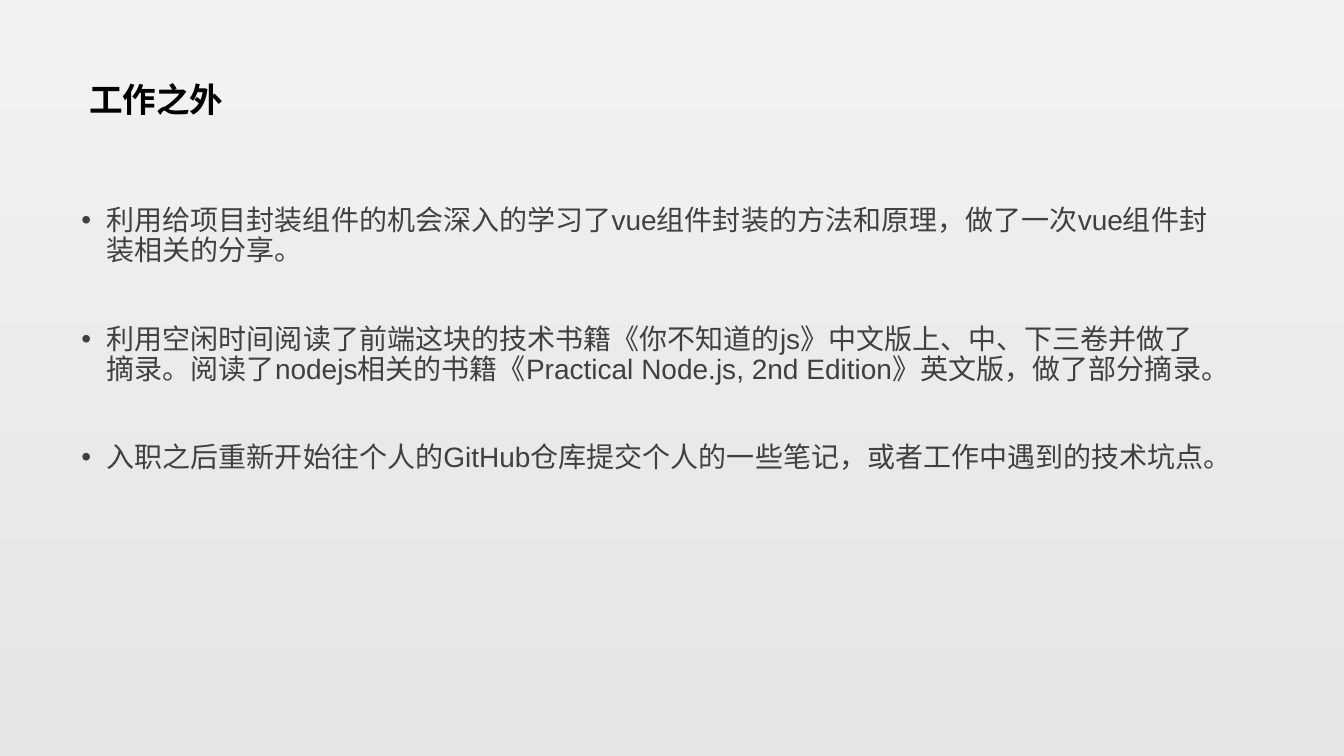
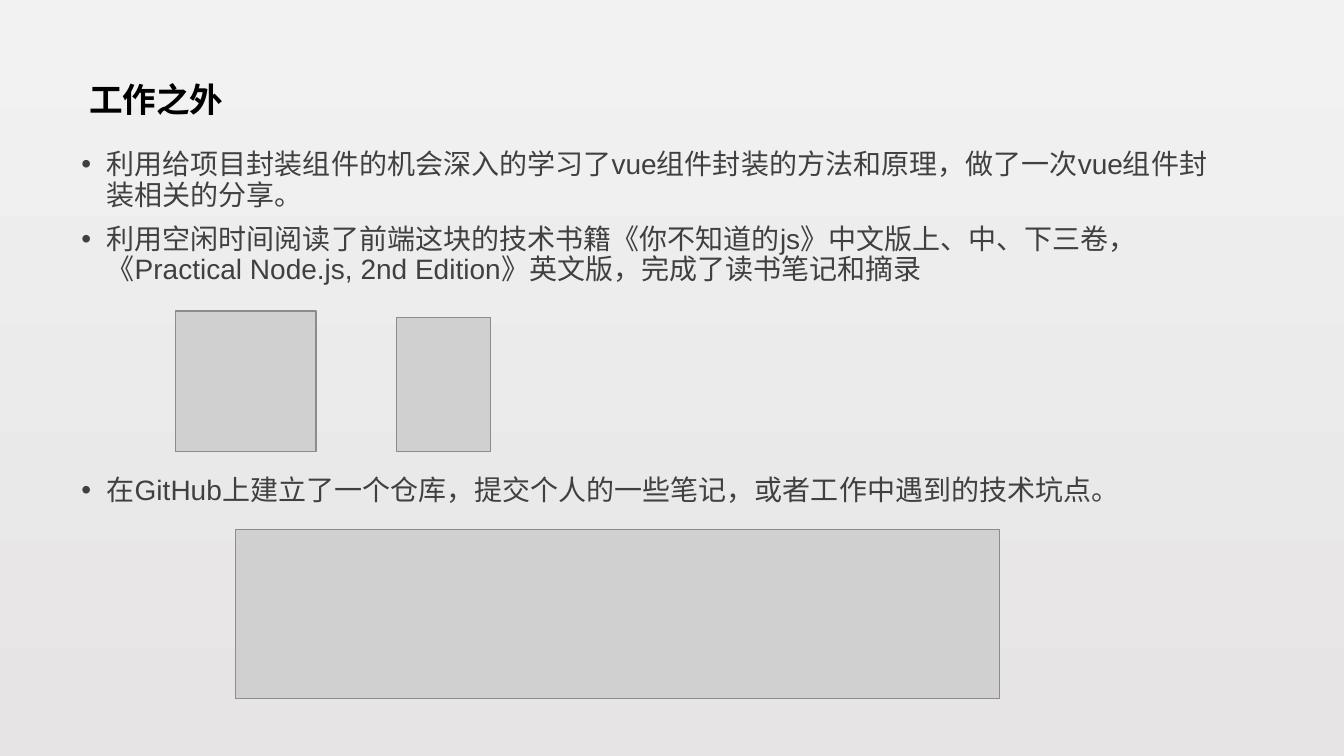
Before and after one commit to zepang/Rx_note, a slide deck: slide 19 of 赖泽海-试用期工作总结.pptx (slide 8 before the commit). Drawn at 1344x756 pixels with LibreOffice and Linux fonts; fonts in the diff are those of the drawing; grey boxes stand for pictures. Boxes give left, top, right and bottom in pixels: in the first picture for what was removed or moved away, otherwise in the second. Text is boxed around its words. In the diff, an @@ line names an element or a change of style, - is before the commit and + after.

Commit message:
工作总结添加图片

```diff
--- a/赖泽海-试用期工作总结.pptx
+++ b/赖泽海-试用期工作总结.pptx
@@ text "利用给项目封装组件的机会深入的学习了vue组件封装的方法和原理，做了一次vue组件封装相关的分享。": place and size @@
-text "利用给项目封装组件的机会深入的学习了vue组件封装的方法和原理，做了一次vue组件封装相关的分享。" at [107, 206, 1232, 470]
+text "利用给项目封装组件的机会深入的学习了vue组件封装的方法和原理，做了一次vue组件封装相关的分享。" at [107, 150, 1207, 503]
@@ text at [107, 225, 1137, 503]: text changed @@
-• 利用空闲时间阅读了前端这块的技术书籍《你不知道的js》中文版上、中、下三卷并做了摘录。阅读了nodejs相关的书籍《Practical Node.js, 2nd Edition》英文版，做了部分摘录。
-• 入职之后重新开始往个人的GitHub仓库提交个人的一些笔记，或者工作中遇到的技术坑点。
+• 利用空闲时间阅读了前端这块的技术书籍《你不知道的js》中文版上、中、下三卷，《Practical Node.js, 2nd Edition》英文版，完成了读书笔记和摘录
+• 在GitHub上建立了一个仓库，提交个人的一些笔记，或者工作中遇到的技术坑点。
@@ picture added at [175, 312, 317, 453] @@
@@ picture added at [396, 318, 490, 452] @@
@@ picture added at [235, 530, 999, 700] @@
```
Also in this commit, not shown: 8 other slides changed, 12 slides added, 1 slide removed.
